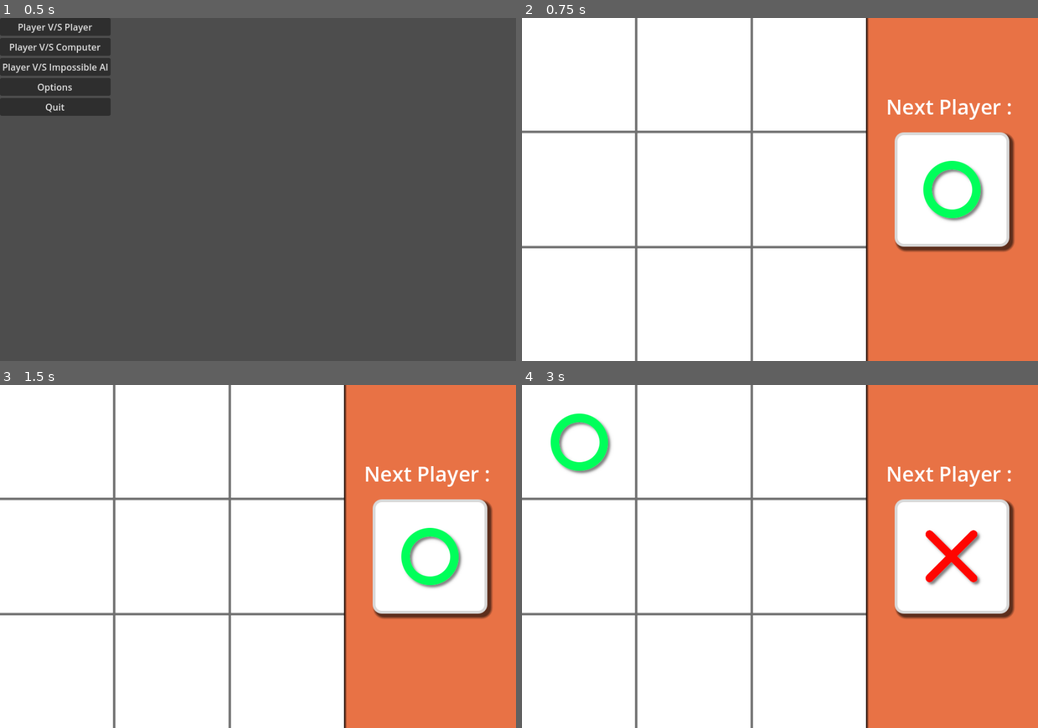
Above: before the commit, frames 1-4 (two rows, left to right).
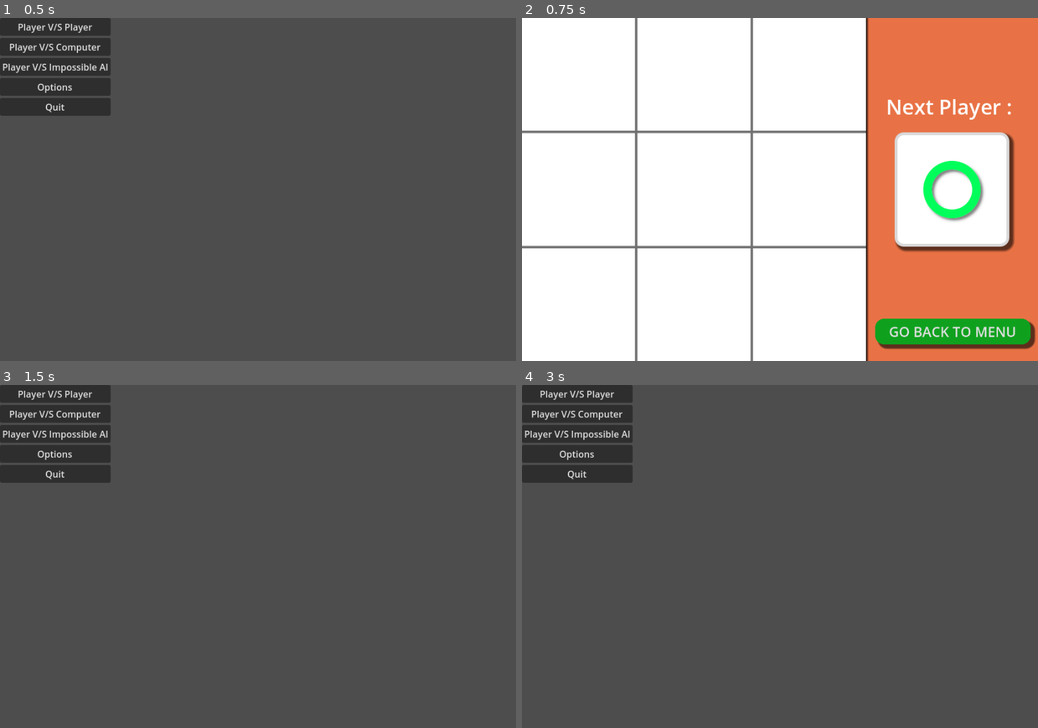
Above: after the commit, the same moments.

Repository: paramdholakia/tic-tac-toe-Godot
Game: Godot game, scene res://menu.tscn
Same seed, same stepped clock (60 frames per second), same inputs: the game is played once before the commit and once after it. The project has no main scene, so this scene is started directly.
Inputs (mouse positions are in pixels of both pictures, inside the frame that each line leads up to):
- Up to frame 1 (0.5 s): no input
- Up to frame 2 (0.75 s): click "Player V/S Player" at 0.5 s
- Up to frame 3 (1.5 s): click (433, 697) at 1.25 s, where only the run after the commit has a clickable "GO BACK TO MENU"
- Up to frame 4 (3 s): click (578, 412) at 2 s, where only the run after the commit has a clickable "Player V/S Computer"; click (955, 697) at 2.75 s, where only the run after the commit has a clickable "GO BACK TO MENU"

Frame 1 is identical in both runs. In frame 2, 2.7% of the frame differs, in the area x 68-100%, y 87-97%; in frame 3, 100%, in the area x 0-100%, y 0-100%; in frame 4, 100%.

Commit message:
Remove unused PVC scene and add GoToMenu button functionality in PVC and PVP scenes

Diff:
--- a/PVC.tscn
+++ /dev/null
@@ -1,66 +0,0 @@
-[gd_scene load_steps=7 format=3 uid="uid://b6sfh4u7e684u"]
-
-[ext_resource type="Script" path="res://scripts/PVC.gd" id="1_3t61r"]
-[ext_resource type="PackedScene" uid="uid://dy4rcrhvvbgmd" path="res://scenes/board.tscn" id="1_p4art"]
-[ext_resource type="PackedScene" uid="uid://c4n4a7fclkhf7" path="res://scenes/game_over_menu.tscn" id="2_26xvt"]
-
-[sub_resource type="Theme" id="Theme_80te5"]
-
-[sub_resource type="StyleBoxFlat" id="StyleBoxFlat_oqavt"]
-bg_color = Color(0.910011, 0.44764, 0.271838, 1)
-border_width_left = 5
-border_color = Color(0, 0, 0, 1)
-border_blend = true
-
-[sub_resource type="StyleBoxFlat" id="StyleBoxFlat_7dei6"]
-bg_color = Color(1, 1, 1, 1)
-border_width_left = 5
-border_width_top = 5
-border_width_right = 5
-border_width_bottom = 5
-border_color = Color(0.851769, 0.851769, 0.851769, 1)
-corner_radius_top_left = 15
-corner_radius_top_right = 15
-corner_radius_bottom_right = 15
-corner_radius_bottom_left = 15
-shadow_size = 5
-shadow_offset = Vector2(5, 5)
-
-[node name="Node" type="Node"]
-script = ExtResource("1_3t61r")
-
-[node name="Board" parent="." instance=ExtResource("1_p4art")]
-position = Vector2(300, 300)
-
-[node name="SidePanel" type="Panel" parent="."]
-custom_minimum_size = Vector2(300, 600)
-anchors_preset = 11
-anchor_left = 1.0
-anchor_right = 1.0
-anchor_bottom = 1.0
-offset_left = -300.0
-grow_horizontal = 0
-grow_vertical = 2
-theme = SubResource("Theme_80te5")
-theme_override_styles/panel = SubResource("StyleBoxFlat_oqavt")
-
-[node name="PlayerLabel" type="Label" parent="."]
-offset_left = 600.0
-offset_top = 120.0
-offset_right = 900.0
-offset_bottom = 190.0
-theme_override_font_sizes/font_size = 36
-text = "Next Player : "
-horizontal_alignment = 1
-vertical_alignment = 1
-
-[node name="PlayerPanel" type="Panel" parent="."]
-offset_left = 650.0
-offset_top = 200.0
-offset_right = 850.0
-offset_bottom = 400.0
-theme_override_styles/panel = SubResource("StyleBoxFlat_7dei6")
-
-[node name="GameOverMenu" parent="." instance=ExtResource("2_26xvt")]
-
-[connection signal="restart_game" from="GameOverMenu" to="." method="_on_game_over_menu_restart_game"]
--- a/scenes/PVC.tscn
+++ b/scenes/PVC.tscn
@@ -27,6 +27,21 @@
 corner_radius_bottom_left = 15
 shadow_size = 5
 shadow_offset = Vector2(5, 5)
+
+[sub_resource type="StyleBoxFlat" id="StyleBoxFlat_r83bk"]
+bg_color = Color(0.0588235, 0.631373, 0.117647, 1)
+border_width_left = 5
+border_width_top = 5
+border_width_right = 5
+border_width_bottom = 5
+border_color = Color(0.0588235, 0.631373, 0.117647, 1)
+border_blend = true
+corner_radius_top_left = 25
+corner_radius_top_right = 25
+corner_radius_bottom_right = 25
+corner_radius_bottom_left = 25
+shadow_size = 5
+shadow_offset = Vector2(10, 10)
 
 [node name="PVC" type="Node"]
 script = ExtResource("1_n1ljl")
@@ -68,4 +83,17 @@
 [node name="GameOverMenu" parent="." instance=ExtResource("5_36vtf")]
 process_mode = 2
 
+[node name="GoToMenu" type="Button" parent="."]
+offset_left = 616.075
+offset_top = 526.0
+offset_right = 1068.07
+offset_bottom = 601.0
+scale = Vector2(0.6, 0.6)
+theme_override_colors/icon_normal_color = Color(0, 0, 0, 1)
+theme_override_colors/icon_disabled_color = Color(0, 0, 0, 1)
+theme_override_font_sizes/font_size = 40
+theme_override_styles/normal = SubResource("StyleBoxFlat_r83bk")
+text = "GO BACK TO MENU"
+
 [connection signal="restart_game" from="GameOverMenu" to="." method="_on_game_over_menu_restart_game"]
+[connection signal="pressed" from="GoToMenu" to="." method="_on_go_to_menu_pressed"]
--- a/scenes/PVP.tscn
+++ b/scenes/PVP.tscn
@@ -27,6 +27,21 @@
 corner_radius_bottom_left = 15
 shadow_size = 5
 shadow_offset = Vector2(5, 5)
+
+[sub_resource type="StyleBoxFlat" id="StyleBoxFlat_hhpvk"]
+bg_color = Color(0.0588235, 0.631373, 0.117647, 1)
+border_width_left = 5
+border_width_top = 5
+border_width_right = 5
+border_width_bottom = 5
+border_color = Color(0.0588235, 0.631373, 0.117647, 1)
+border_blend = true
+corner_radius_top_left = 25
+corner_radius_top_right = 25
+corner_radius_bottom_right = 25
+corner_radius_bottom_left = 25
+shadow_size = 5
+shadow_offset = Vector2(10, 10)
 
 [node name="Node" type="Node"]
 script = ExtResource("1_13jx7")
@@ -68,4 +83,17 @@
 [node name="GameOverMenu" parent="." instance=ExtResource("5_qcv6n")]
 process_mode = 2
 
+[node name="GoToMenu" type="Button" parent="."]
+offset_left = 616.075
+offset_top = 526.0
+offset_right = 1068.07
+offset_bottom = 601.0
+scale = Vector2(0.6, 0.6)
+theme_override_colors/icon_normal_color = Color(0, 0, 0, 1)
+theme_override_colors/icon_disabled_color = Color(0, 0, 0, 1)
+theme_override_font_sizes/font_size = 40
+theme_override_styles/normal = SubResource("StyleBoxFlat_hhpvk")
+text = "GO BACK TO MENU"
+
 [connection signal="restart_game" from="GameOverMenu" to="." method="_on_game_over_menu_restart_game"]
+[connection signal="pressed" from="GoToMenu" to="." method="_on_go_to_menu_pressed"]
--- a/scripts/PVC.gd
+++ b/scripts/PVC.gd
@@ -176,3 +176,7 @@
 		if temp_marker != null:
 			temp_marker.queue_free()
 		create_marker(player, player_panel_pos + Vector2i(cell_size / 2.0, cell_size / 2.0), true)
+
+
+func _on_go_to_menu_pressed():
+	get_tree().change_scene_to_file("res://menu.tscn")
--- a/scripts/pvp.gd
+++ b/scripts/pvp.gd
@@ -131,3 +131,6 @@
 
 func _on_game_over_menu_restart_game():
 	new_game()
+
+func _on_go_to_menu_pressed():
+	get_tree().change_scene_to_file("res://menu.tscn")
Not shown: 1 places in scenes/PVC.tscn that only renumber resources
Not shown: 1 places in scenes/PVP.tscn that only renumber resources
